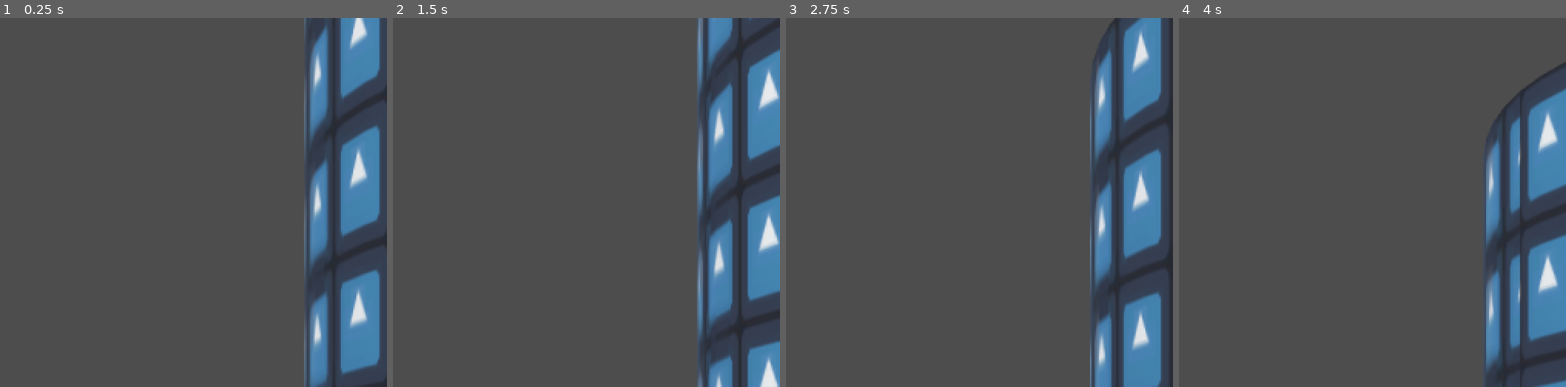
Above: before the commit, frames 1-4 (left to right).
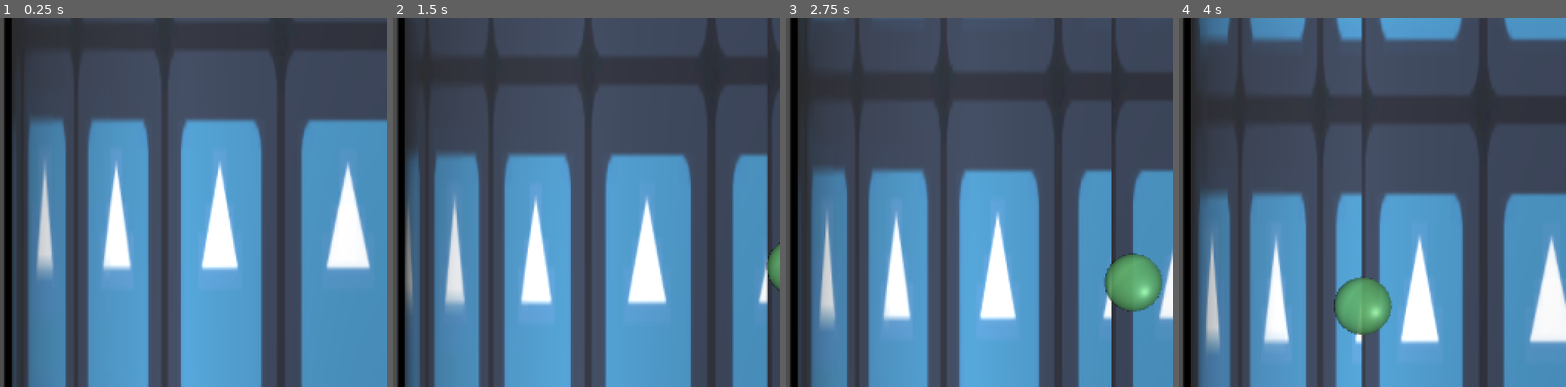
Above: after the commit, the same moments.

Repository: gracedes/tower-platformer
Game: Godot game, scene res://scenes/test.tscn
The game is run twice, just before and just after one commit, with the same random seed, the same clock (stepped at 60 frames per second) and the same inputs. The engine's default icon, where the game draws it, is replaced by a stand-in: a white triangle on a blue panel in a dark square.
Inputs:
- Up to frame 1 (0.25 s): no input
- Up to frame 2 (1.5 s): hold D (right) 0.53-1.28 s; hold Space (jump) 0.53-1.28 s; hold A (left) from 1.28 s (still down); tap Space (jump) at 1.35 s
- Up to frame 3 (2.75 s): tap Space (jump) at 1.52, 1.82 s; release A (left) at 2.03 s; hold D (right) from 2.03 s (still down); hold Space (jump) from 2.03 s (still down)
- Up to frame 4 (4 s): release Space (jump) at 2.78 s; tap Space (jump) at 2.85, 3.02, 3.32 s; release D (right) at 3.53 s; hold A (left) from 3.53 s (still down); hold Space (jump) from 3.53 s (still down)

The runs differ from the first frame. In frame 1, 64% of the frame differs, in the area x 0-100%, y 0-100%; in frame 2, 62%; in frame 3, 57%; in frame 4, 59%.

Commit message:
adjusted stage size and lighting

Diff:
--- a/placeholder.tres
+++ b/placeholder.tres
@@ -9,6 +9,6 @@
 
 [resource]
 material = SubResource("StandardMaterial3D_ykrsh")
-top_radius = 3.5
-bottom_radius = 3.5
-height = 15.0
+top_radius = 11.0
+bottom_radius = 11.0
+height = 100.0
--- a/player/player.gd
+++ b/player/player.gd
@@ -41,7 +41,6 @@
 	if Input.is_action_pressed("jump") and velocity.y < 0:
 		velocity.y = GLIDE_GRAVITY
 		rotation.z =  move_toward(rotation.z, sign(stage.angular_velocity.y) * 0.5, 0.05)
-		print_debug(rotation.z)
 		return true
 	rotation.z = 0.0
 	return false
--- a/scenes/test.tscn
+++ b/scenes/test.tscn
@@ -9,8 +9,8 @@
 [ext_resource type="PackedScene" uid="uid://20frsjugk04s" path="res://entities/jump-orb/jump_orb.tscn" id="7_at5dv"]
 
 [sub_resource type="CylinderShape3D" id="CylinderShape3D_ppyta"]
-height = 15.0
-radius = 3.5
+height = 100.0
+radius = 10.0
 
 [sub_resource type="StandardMaterial3D" id="StandardMaterial3D_74lek"]
 
@@ -61,16 +61,18 @@
 render_target_update_mode = 4
 
 [node name="Camera3D" type="Camera3D" parent="CanvasLayer/hband/SubViewport/dither/SubViewport" unique_id=453124377]
-transform = Transform3D(1, 0, 0, 0, 1, 0, 0, 0, 1, 0, 1.115, 10)
+transform = Transform3D(1, 0, 0, 0, 1, 0, 0, 0, 1, 0, 1.115, 15.604822)
 keep_aspect = 0
+projection = 1
 current = true
-fov = 80.0
-size = 11.648
-far = 11.49
+fov = 112.5
+size = 25.837
+far = 15.89
 script = ExtResource("3_lpvoh")
 
-[node name="DirectionalLight3D" type="DirectionalLight3D" parent="CanvasLayer/hband/SubViewport/dither/SubViewport" unique_id=975401242]
-transform = Transform3D(1, 0, 0, 0, 1, 0, 0, 0, 1, 0, 0, 6.887521)
+[node name="DirectionalLight3D" type="DirectionalLight3D" parent="CanvasLayer/hband/SubViewport/dither/SubViewport/Camera3D" unique_id=975401242]
+transform = Transform3D(0.9895258, 0, 0.14435619, 0, 1, 0, -0.14435619, 0, 0.9895258, 0, 0, 0)
+shadow_opacity = 0.49
 
 [node name="Stage" type="RigidBody3D" parent="CanvasLayer/hband/SubViewport/dither/SubViewport" unique_id=1880038651]
 axis_lock_linear_x = true
@@ -93,37 +95,37 @@
 [node name="Platforms" type="CSGCylinder3D" parent="CanvasLayer/hband/SubViewport/dither/SubViewport/Stage" unique_id=50604316]
 operation = 1
 use_collision = true
-radius = 5.0
-height = 11.365
-sides = 24
+radius = 12.0
+height = 1000.0
+sides = 64
 material = SubResource("StandardMaterial3D_74lek")
 
 [node name="CSGCombiner3D" type="CSGCombiner3D" parent="CanvasLayer/hband/SubViewport/dither/SubViewport/Stage/Platforms" unique_id=53614316]
 operation = 1
 
 [node name="CSGBox3D" type="CSGBox3D" parent="CanvasLayer/hband/SubViewport/dither/SubViewport/Stage/Platforms/CSGCombiner3D" unique_id=316753007]
-size = Vector3(2, 0.6, 12)
+size = Vector3(2, 0.6, 40)
 material = SubResource("StandardMaterial3D_j5jx5")
 
 [node name="CSGBox3D2" type="CSGBox3D" parent="CanvasLayer/hband/SubViewport/dither/SubViewport/Stage/Platforms/CSGCombiner3D" unique_id=1270052357]
 transform = Transform3D(-4.371139e-08, 0, 1, 0, 1, 0, -1, 0, -4.371139e-08, 0, 1.9057255, 0)
-size = Vector3(2, 0.6, 12)
+size = Vector3(2, 0.6, 40)
 material = SubResource("StandardMaterial3D_j5jx5")
 
 [node name="CSGBox3D3" type="CSGBox3D" parent="CanvasLayer/hband/SubViewport/dither/SubViewport/Stage/Platforms/CSGCombiner3D" unique_id=1964110584]
 transform = Transform3D(0.70710677, 0, 0.70710677, 0, 1, 0, -0.70710677, 0, 0.70710677, 0, 1.0125027, 0)
-size = Vector3(2, 0.6, 12)
+size = Vector3(2, 0.6, 40)
 material = SubResource("StandardMaterial3D_j5jx5")
 
 [node name="CSGBox3D4" type="CSGBox3D" parent="CanvasLayer/hband/SubViewport/dither/SubViewport/Stage/Platforms/CSGCombiner3D" unique_id=1783222587]
 transform = Transform3D(-0.70710677, 0, 0.70710677, 0, 1, 0, -0.70710677, 0, -0.70710677, 0, 1.9057255, 0)
-size = Vector3(2, 0.6, 12)
+size = Vector3(2, 0.6, 40)
 material = SubResource("StandardMaterial3D_j5jx5")
 
 [node name="Orbs" type="Node3D" parent="CanvasLayer/hband/SubViewport/dither/SubViewport/Stage" unique_id=1062464128]
 
 [node name="JumpOrb" parent="CanvasLayer/hband/SubViewport/dither/SubViewport/Stage/Orbs" unique_id=37363553 instance=ExtResource("7_at5dv")]
-transform = Transform3D(1, 0, 0, 0, 1, 0, 0, 0, 1, 0.9436884, 5.295593, 4.683706)
+transform = Transform3D(1, 0, 0, 0, 1, 0, 0, 0, 1, 0.9436884, 7.201923, 11.894732)
 
 [node name="Player" parent="CanvasLayer/hband/SubViewport/dither/SubViewport" unique_id=1027099035 instance=ExtResource("5_j5jx5")]
-transform = Transform3D(1, 0, 0, 0, 1, 0, 0, 0, 1, 0, 1.4941373, 4.1684904)
+transform = Transform3D(1, 0, 0, 0, 1, 0, 0, 0, 1, 0, 1.4941373, 11.552774)
